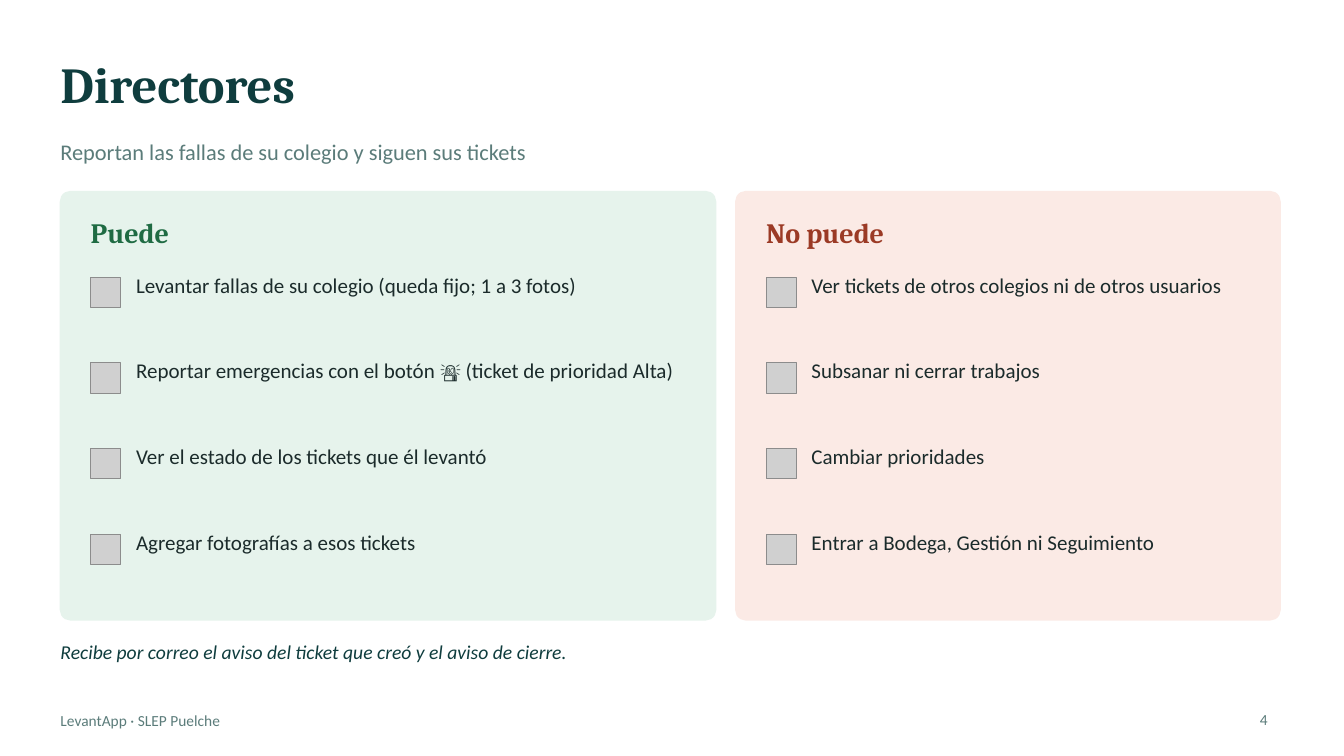
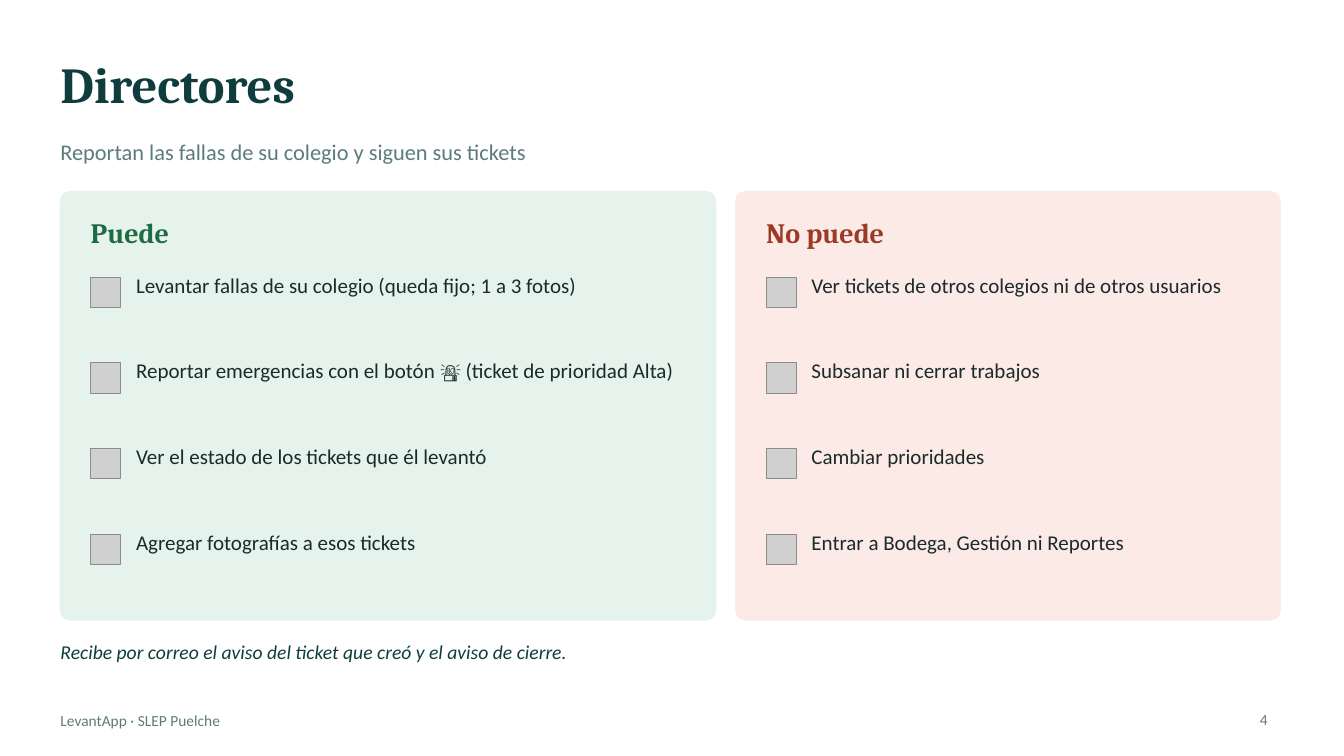
Before and after one commit to Rockdrigo2020/levantamiento-colegios, a slide deck: slide 4 of docs/Accesos_por_perfil_LevantApp.pptx. Drawn at 1344x756 pixels with LibreOffice and Linux fonts; fonts in the diff are those of the drawing; grey boxes stand for pictures. Boxes give left, top, right and bottom in pixels: in the first picture for what was removed or moved away, otherwise in the second. Text is boxed around its words. In the diff, an @@ line names an element or a change of style, - is before the commit and + after.

```diff
--- a/docs/Accesos_por_perfil_LevantApp.pptx
+++ b/docs/Accesos_por_perfil_LevantApp.pptx
@@ text at bbox=[811, 535, 1123, 554]: text changed @@
-Entrar a Bodega, Gestión ni Seguimiento
+Entrar a Bodega, Gestión ni Reportes
```
Also in this commit, not shown: 4 other slides changed, 3 other files.
